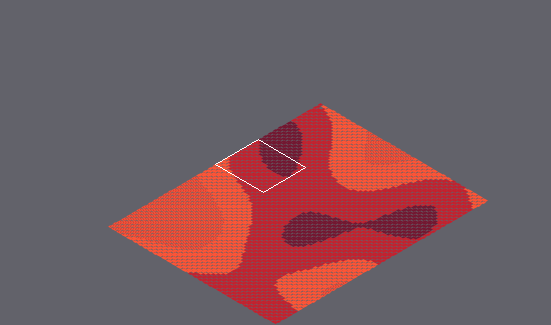
A Tiled map gets an edit: marswars/out/production/resources/mapAssets/tmap.tmx. The first picture is a wide view before the edit; the outline marks the close-up.
Close-up. As it was:
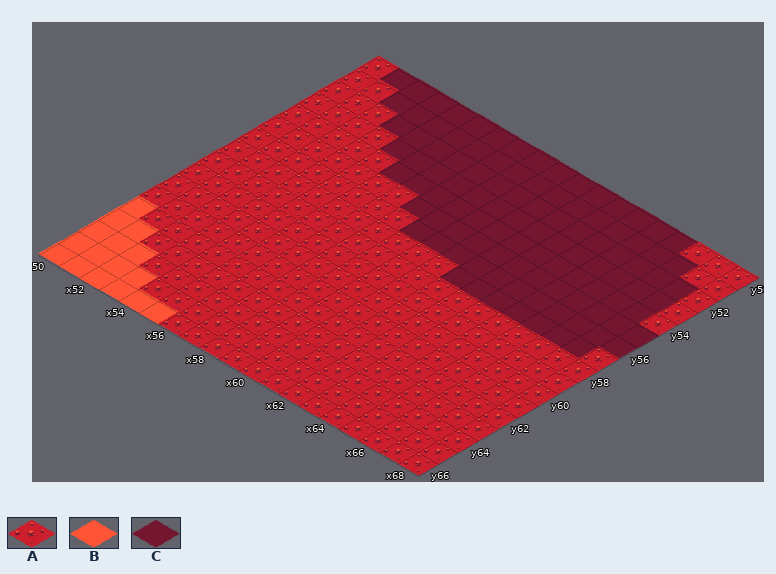
Cells are 55x32 px. Isometric: x runs down to the right, y down to the left. Shown: x 50..68, y 50..66. The commit also changed other parts of the map, which this record leaves out. The old version is drawn lined up with the new one.
Key: from "tileset1": A 11 "mars007", B 15 "tile001", C 17 "tile003".
_ is an empty cell.
Layer "Tile Layer 1" before, first column x 50:
50 ACCCCCCCCCCCCCCCAAA
51 AACCCCCCCCCCCCCCCAA
52 AAACCCCCCCCCCCCCCCA
53 AAAACCCCCCCCCCCCCCA
54 AAAAACCCCCCCCCCCCCA
55 AAAAAAACCCCCCCCCCCC
56 AAAAAAAACCCCCCCCCCC
57 AAAAAAAAAAACCCCCCCA
58 AAAAAAAAAAAAAAAAAAA
59 AAAAAAAAAAAAAAAAAAA
60 AAAAAAAAAAAAAAAAAAA
61 AAAAAAAAAAAAAAAAAAA
62 BAAAAAAAAAAAAAAAAAA
63 BBAAAAAAAAAAAAAAAAA
64 BBBAAAAAAAAAAAAAAAA
65 BBBBAAAAAAAAAAAAAAA
66 BBBBBBAAAAAAAAAAAAA
The result:
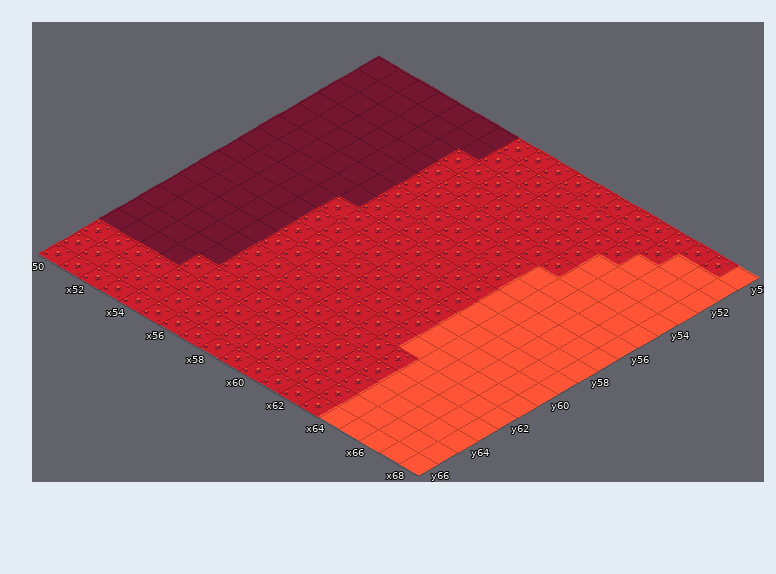
The exact change:
Changed rows in their new state; . is an unchanged cell.
map size 100x100 -> 150x150 cells (old content now starts at 50,25; both pictures use the new coordinates)
Layer "Tile Layer 1":
first column x 50:
50 C......AAAAAAAAA..B
51 CC.....AAAAAAAAABBB
52 CCC...AAAAAAAAABBBB
53 CCCC..AAAAAAAABBBBB
54 CCCCC.AAAAAAAABBBBB
55 CCCCCC.AAAAAABBBBBB
56 CCCCCC..AAAAABBBBBB
57 CCCCC......AABBBBBB
58 CCCCC........BBBBBB
59 CCCCC........BBBBBB
60 CCCCC........BBBBBB
61 CCCCC........BBBBBB
62 CCCCC.........BBBBB
63 CCCC..........BBBBB
64 AAA...........BBBBB
65 AAAA..........BBBBB
66 AAAAAA........BBBBB
Pixel boxes of the changes (left, top, right, bottom) in both close-ups:
changed: (38, 55, 760, 476)
